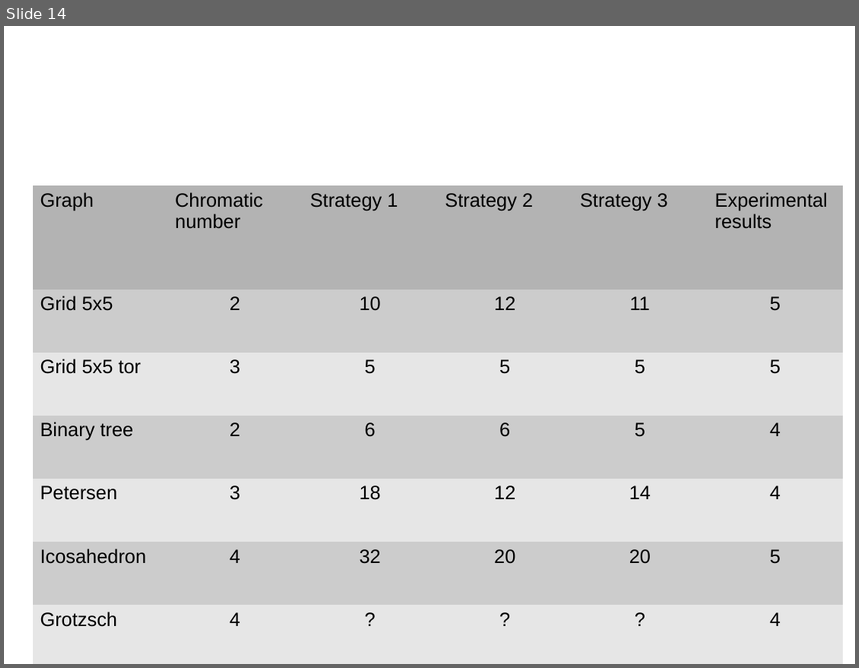
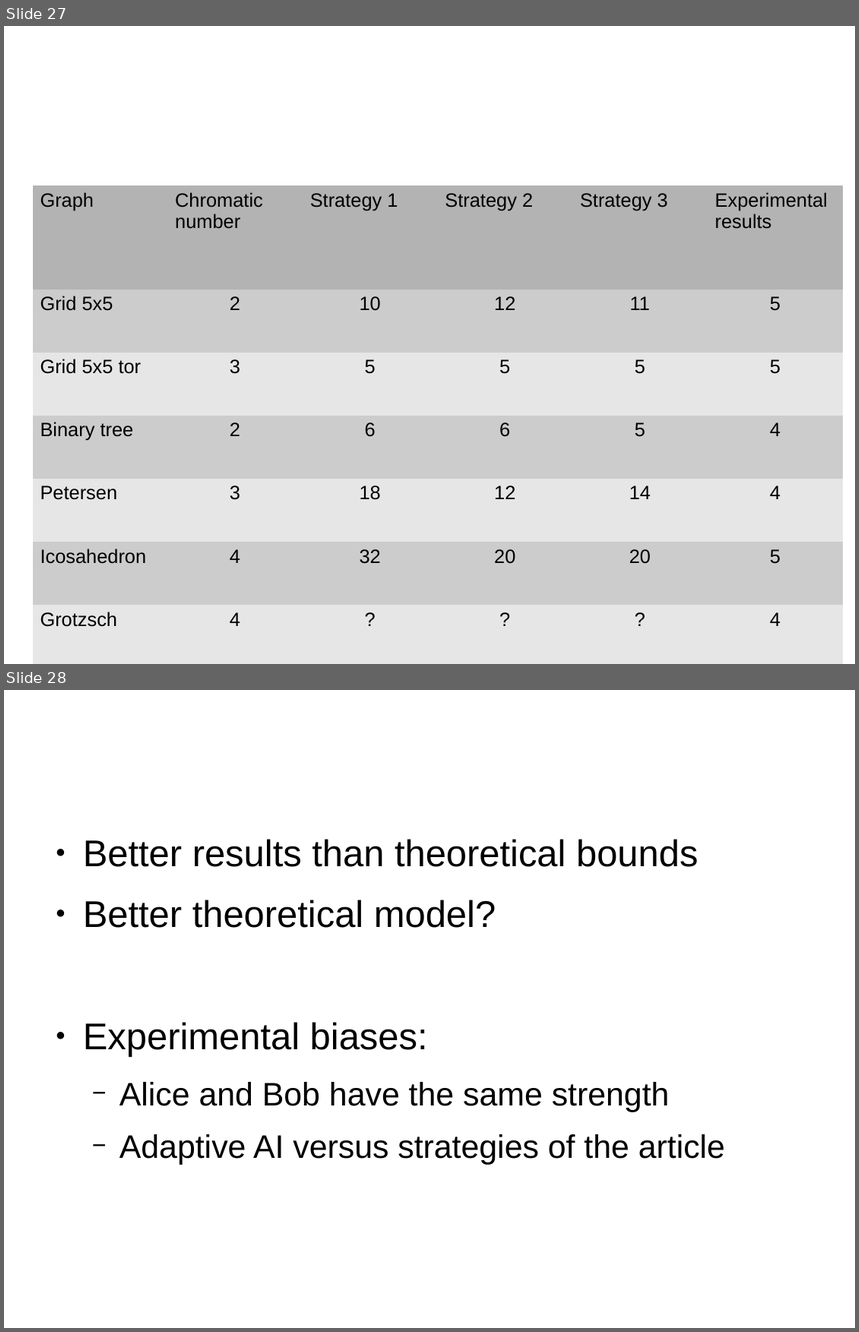
Before and after one commit to AlexPerrot/map-coloring, a slide deck: map-coloring.odp. Shown one above the other, each under a label of ours: slide 14 before the commit, slides 27 and 28 after it. The pictures are 859x668 and 859x1332 pixels, drawn with LibreOffice and Linux fonts; fonts in the diff are those of the drawing; background and template pictures are left out. Boxes give left, top, right and bottom in pixels: in the first picture for what was removed or moved away, otherwise in the second. Text is boxed around its words. In the diff, an @@ line names an element or a change of style, - is before the commit and + after.

```diff
--- a/map-coloring.odp
+++ b/map-coloring.odp
@@ slide 28 added at bbox=[4, 690, 855, 1328], background #FFFFFF @@
@@ title added at bbox=[47, 716, 648, 822], 44.8 pt, text #FFFFFF @@
+Conclusion
@@ text added at bbox=[83, 839, 725, 1165], 34.7 pt, text #000000 @@
+● Better results than theoretical bounds
+● Better theoretical model?
+● Experimental biases:
+  − Alice and Bob have the same strength
+  − Adaptive AI versus strategies of the article
@@ what was slide 14 is now slide 27 @@
```
Also in this commit, not shown: 3 slides changed, 14 other slides added, 1 slide removed, 1 other file.
